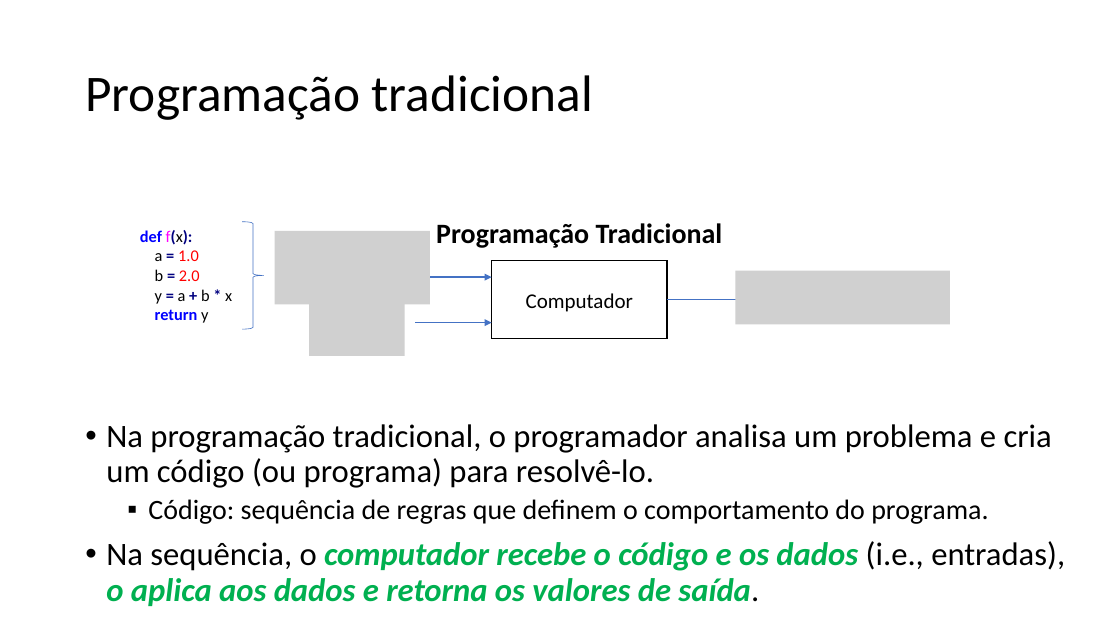
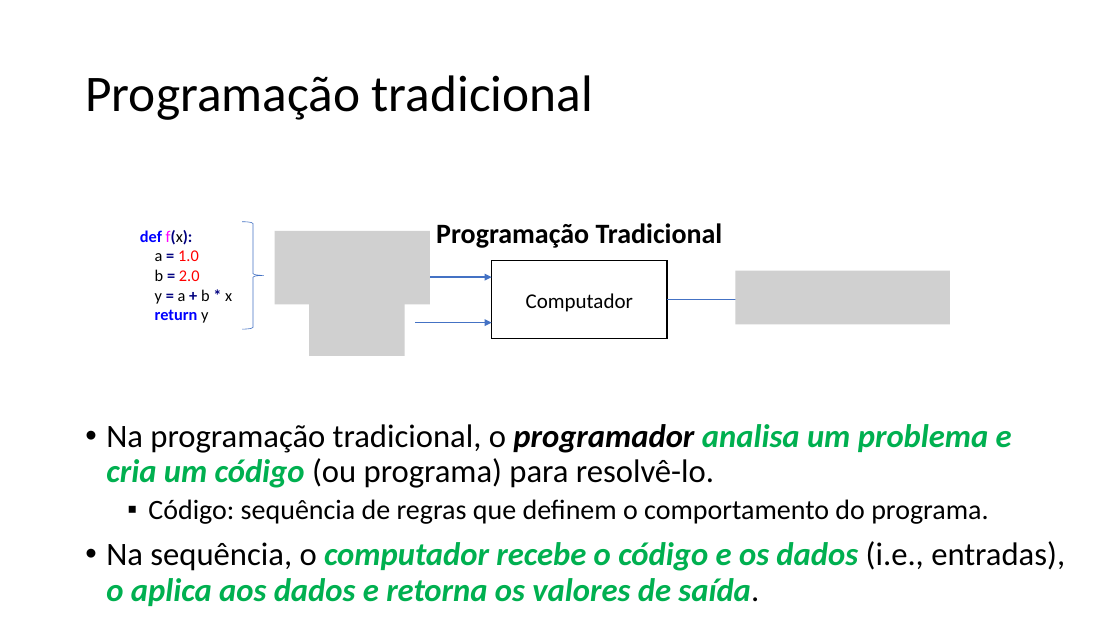
Before and after one commit to zz4fap/tp557-iot-ml, a slide deck: slide 4 of slides/TP557_4_O_Paradigma_do_Machine_Learning.pptx. Drawn at 1120x630 pixels with LibreOffice and Linux fonts; fonts in the diff are those of the drawing; grey boxes stand for pictures. Boxes give left, top, right and bottom in pixels: in the first picture for what was removed or moved away, otherwise in the second. Text is boxed around its words. In the diff, an @@ line names an element or a change of style, - is before the commit and + after.

```diff
--- a/slides/TP557_4_O_Paradigma_do_Machine_Learning.pptx
+++ b/slides/TP557_4_O_Paradigma_do_Machine_Learning.pptx
@@ text at (x1=106, y1=424, x2=1012, y2=488): text colour #000000 to #00B050 in "analisa um problema e cria um código"; bold on, italic on in "programador analisa um problema e cria um ..." @@
```
Also in this commit, not shown: 7 other slides changed, 1 slide added.
